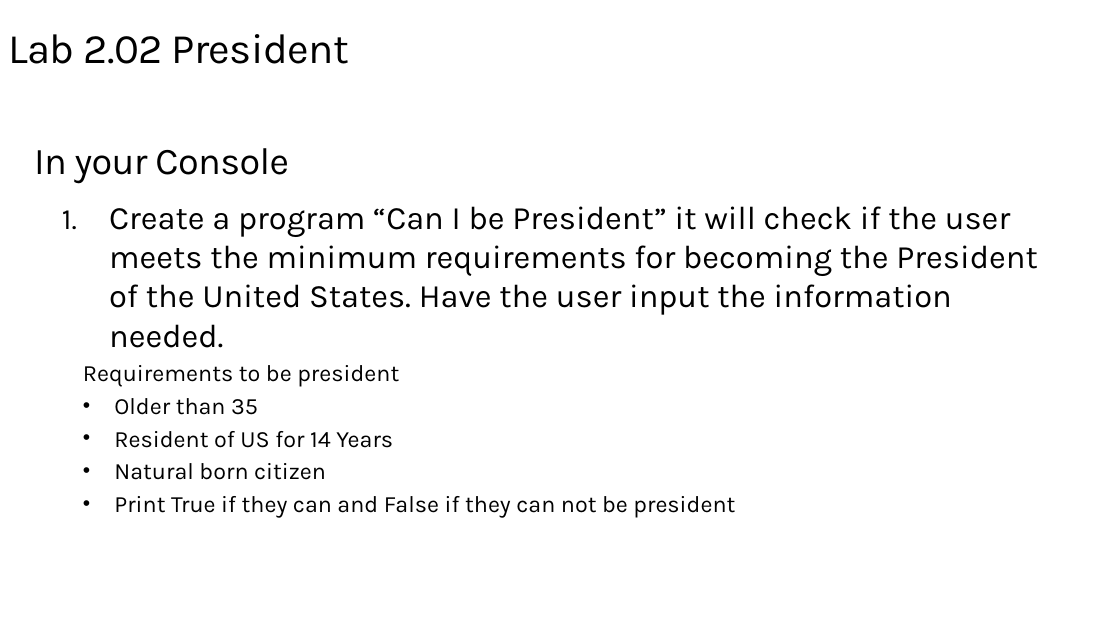
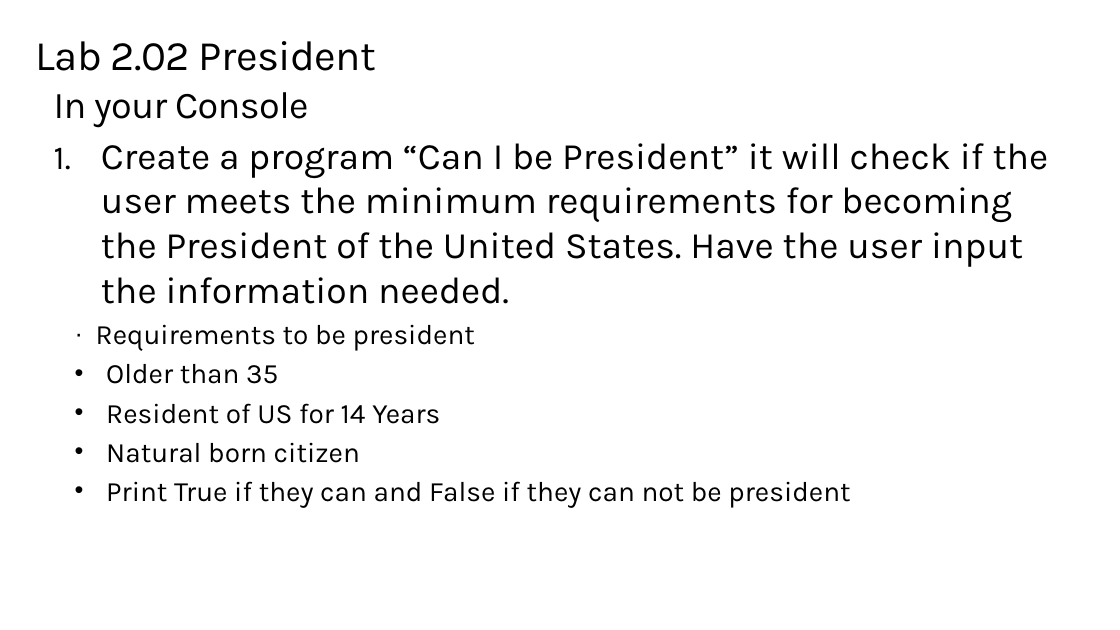
Before and after one commit to TEALSK12/2nd-semester-introduction-to-computer-science, a slide deck: slide 11 of units/2_unit/slidedecks/Intro Python 2.02 TEALS.pptx. Drawn at 1120x630 pixels with LibreOffice and Linux fonts; fonts in the diff are those of the drawing; background and template pictures are left out. Boxes give left, top, right and bottom in pixels: in the first picture for what was removed or moved away, otherwise in the second. Text is boxed around its words. In the diff, an @@ line names an element or a change of style, - is before the commit and + after.

Commit message:
Remove Repl.it from PPT

```diff
--- a/units/2_unit/slidedecks/Intro Python 2.02 TEALS.pptx
+++ b/units/2_unit/slidedecks/Intro Python 2.02 TEALS.pptx
@@ text "Lab 2.02 President": place and size @@
-text "Lab 2.02 President" at (8, 34, 349, 64)
+text "Lab 2.02 President" at (36, 41, 376, 71)
@@ title "In your Console": place and size @@
-title "In your Console" at (34, 148, 289, 183)
+title "In your Console" at (54, 92, 309, 128)
@@ text "Create a program “Can I ...": place and size @@
-text "Create a program “Can I ..." at (83, 206, 1037, 517)
+text "Create a program “Can I ..." at (96, 143, 1049, 508)
@@ text "Create a program “Can I ..." at (96, 143, 1049, 508): size 28 to 32 pt in "Create a program “Can I be President” ..."; size 20 to 24 pt in "Requirements to be president", "Older than 35", "Resident of US for 14 Years", "Natural born citizen" and 1 more places; bullet none to · @@
```
Also in this commit, not shown: 8 other slides changed, 8 other files.
